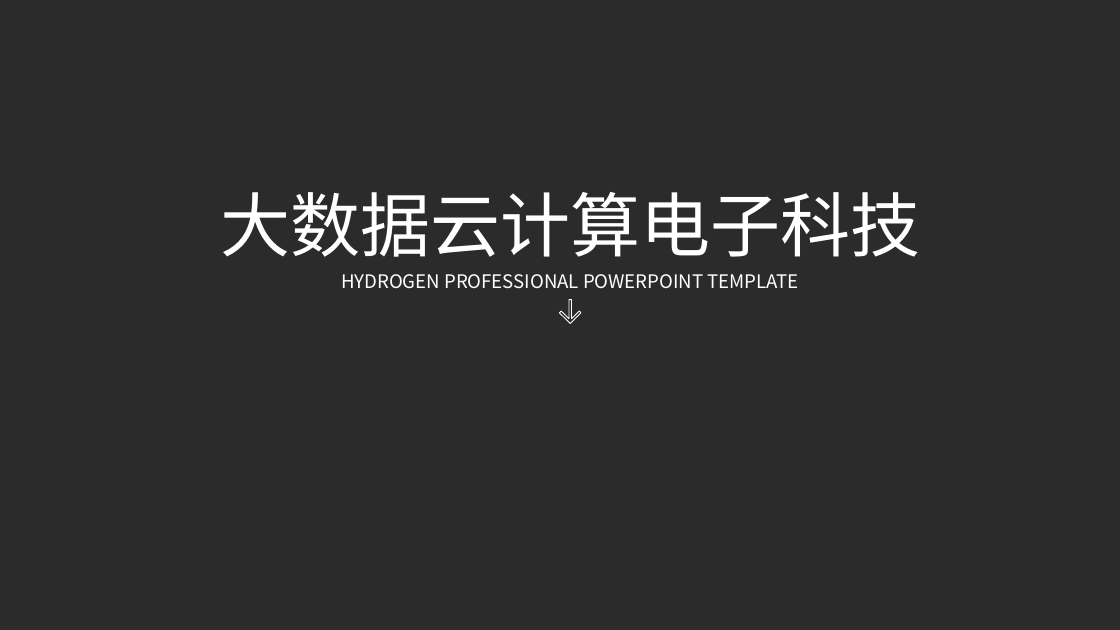
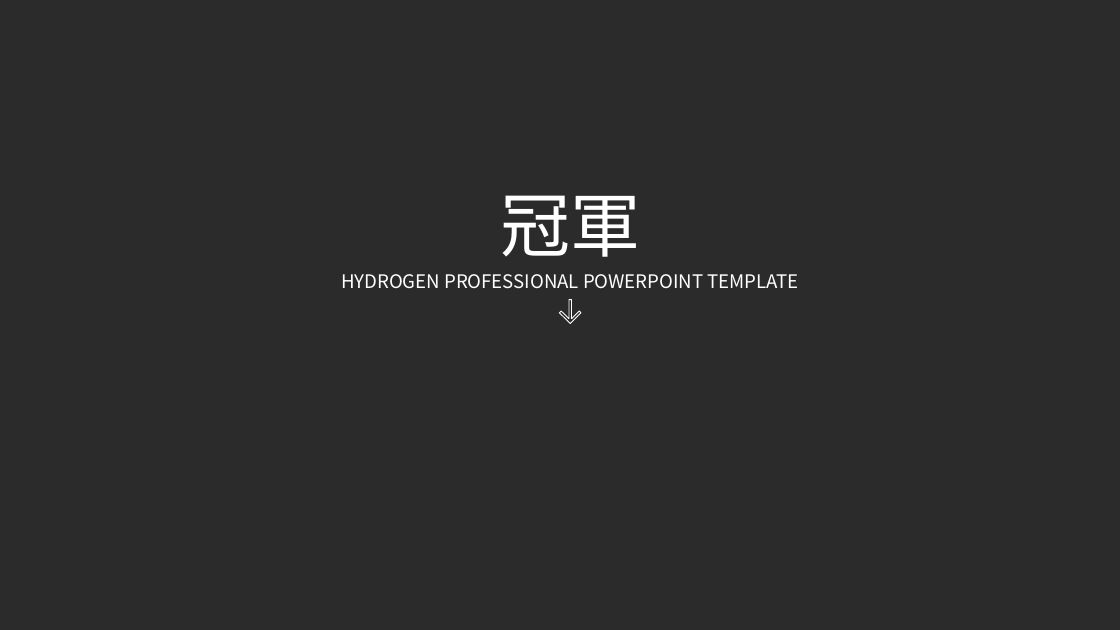
Before and after one commit to Sikako/hackthon, a slide deck: slide 1 of starline.pptx. Drawn at 1120x630 pixels with LibreOffice and Linux fonts; fonts in the diff are those of the drawing; background and template pictures are left out; a plain dark background stands for a picture behind light text. Boxes give left, top, right and bottom in pixels: in the first picture for what was removed or moved away, otherwise in the second. Text is boxed around its words. In the diff, an @@ line names an element or a change of style, - is before the commit and + after.

```diff
--- a/starline.pptx
+++ b/starline.pptx
@@ text at bbox=[500, 195, 640, 257]: text changed @@
-大数据云计算电子科技
+冠軍
```
Also in this commit, not shown: 2 other slides changed, 5 other files.
